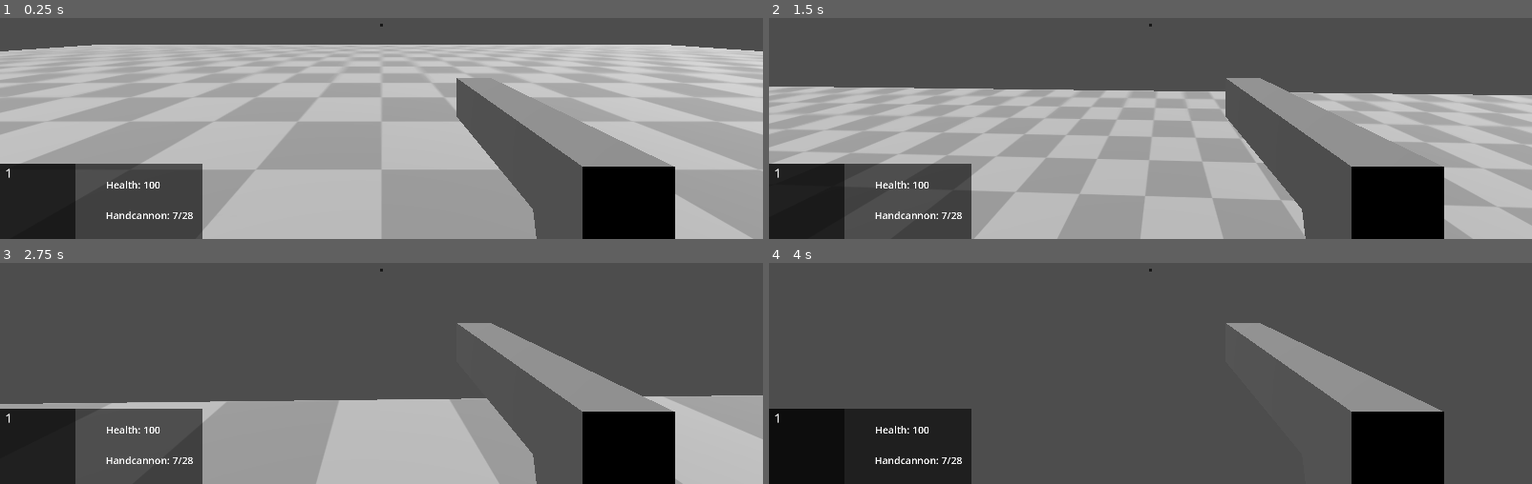
Above: before the commit, frames 1-4 (two rows, left to right).
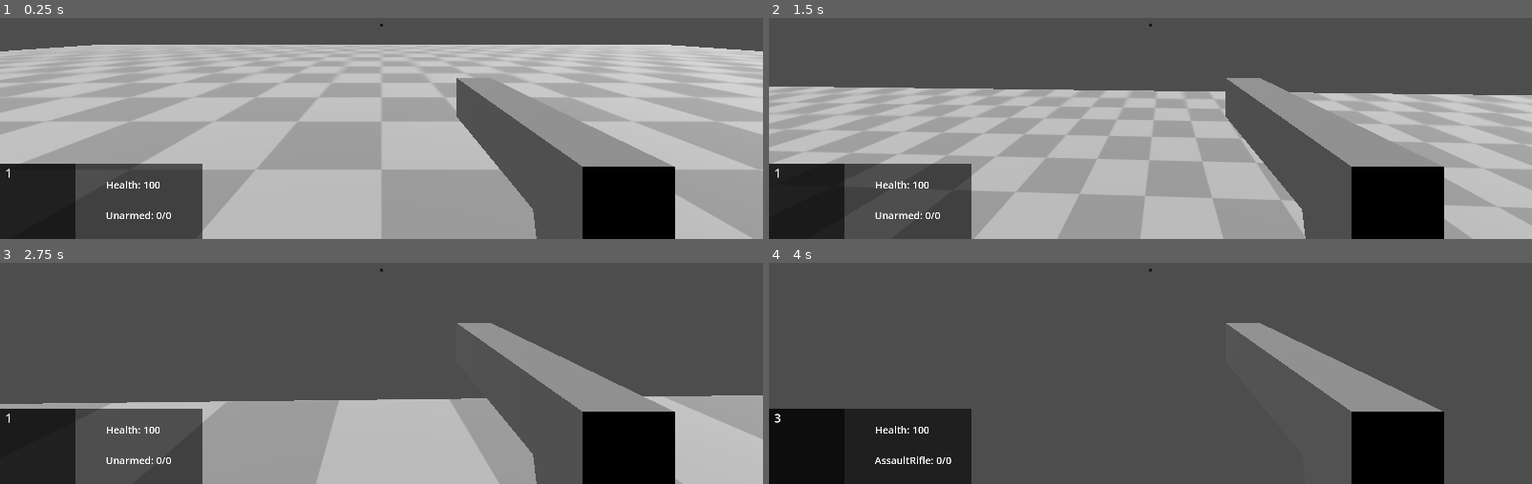
Above: after the commit, the same moments.

Repository: Robertsonl1/game_development_2024
Game: Godot game, scene res://scenes/main.tscn
Two runs of this game, one before a commit and one after it. Both use one fixed random seed, a clock stepped at 60 frames per second and the inputs below.
Inputs (mouse positions are in pixels of both pictures, inside the frame that each line leads up to):
- Up to frame 1 (0.25 s): no input
- Up to frame 2 (1.5 s): tap Enter at 0.5 s; move the mouse to (1188, 22) at 0.52 s; hold W (forwards) from 0.53 s (still down); tap 1 (empty, bound only after the commit) at 0.6 s; tap Space (jump) at 0.77 s; tap 2 (primary, bound only after the commit) at 0.8, 1.35 s; move the mouse to (1112, 26) at 1.27 s
- Up to frame 3 (2.75 s): keep holding W (forwards); tap Space (jump) at 1.52 s; tap 3 (secondary, bound only after the commit) at 1.55, 2.1 s; move the mouse to (outside the picture) at 2.02 s; tap 1 (empty, bound only after the commit) at 2.3 s
- Up to frame 4 (4 s): keep holding W (forwards); move the mouse to (1142, 276) at 2.77 s; tap F (grapple) at 2.85 s; tap Space (jump) at 3.02, 3.5, 3.77 s; tap 2 (primary, bound only after the commit) at 3.05 s; move the mouse to (1203, 276) at 3.52 s; tap 1 (empty, bound only after the commit) at 3.6 s; tap 3 (secondary, bound only after the commit) at 3.8 s

The runs differ from the first frame. In frame 1, 0.2% of the frame differs, in the area x 13-26%, y 87-91%; in frame 2, 0.2%; in frame 3, 0.2%; in frame 4, 0.3%, in the area x 0-26%, y 68-91%.
Error in both runs: Cannot call method 'call' on a null value. (res://scenes/weapons/handcannon/handcannon.gd:6)

Commit message:
Finished weapon manager

Diff:
--- a/game_development_2024-main/project.godot
+++ b/game_development_2024-main/project.godot
@@ -53,3 +53,18 @@
 "events": [Object(InputEventKey,"resource_local_to_scene":false,"resource_name":"","device":-1,"window_id":0,"alt_pressed":false,"shift_pressed":false,"ctrl_pressed":false,"meta_pressed":false,"pressed":false,"keycode":0,"physical_keycode":70,"key_label":0,"unicode":102,"echo":false,"script":null)
 ]
 }
+empty={
+"deadzone": 0.5,
+"events": [Object(InputEventKey,"resource_local_to_scene":false,"resource_name":"","device":-1,"window_id":0,"alt_pressed":false,"shift_pressed":false,"ctrl_pressed":false,"meta_pressed":false,"pressed":false,"keycode":0,"physical_keycode":49,"key_label":0,"unicode":49,"echo":false,"script":null)
+]
+}
+primary={
+"deadzone": 0.5,
+"events": [Object(InputEventKey,"resource_local_to_scene":false,"resource_name":"","device":-1,"window_id":0,"alt_pressed":false,"shift_pressed":false,"ctrl_pressed":false,"meta_pressed":false,"pressed":false,"keycode":0,"physical_keycode":50,"key_label":0,"unicode":50,"echo":false,"script":null)
+]
+}
+secondary={
+"deadzone": 0.5,
+"events": [Object(InputEventKey,"resource_local_to_scene":false,"resource_name":"","device":-1,"window_id":0,"alt_pressed":false,"shift_pressed":false,"ctrl_pressed":false,"meta_pressed":false,"pressed":false,"keycode":0,"physical_keycode":51,"key_label":0,"unicode":51,"echo":false,"script":null)
+]
+}
--- a/game_development_2024-main/scenes/player.tscn
+++ b/game_development_2024-main/scenes/player.tscn
@@ -36,9 +36,6 @@
 
 [node name="HandCannon" parent="Head/Hand" instance=ExtResource("2_24c3m")]
 transform = Transform3D(1, 0, 0, 0, 1, 0, 0, 0, 1, 0.196, -0.104, -0.309)
-weapon_name = "Weapon"
-equip_speed = 1.0
-deequip_speed = 1.0
 
 [node name="AssaultRifle" parent="Head/Hand" instance=ExtResource("3_1sxk0")]
 transform = Transform3D(1, 0, 0, 0, 1, 0, 0, 0, 1, 0.151, 0.002, -0.48)
--- /dev/null
+++ b/game_development_2024-main/scenes/ui/hud/hud.gd
@@ -0,0 +1,6 @@
+extends Control
+
+
+func update_weapon_ui(weapon_data, weapon_slot):
+	$Background/WeaponUI.text = weapon_data["Name"] + ": " + "0/0"
+	$Background/Display/Weaponslot.text = weapon_slot
--- a/game_development_2024-main/scenes/ui/hud/hud.tscn
+++ b/game_development_2024-main/scenes/ui/hud/hud.tscn
@@ -1,4 +1,6 @@
-[gd_scene format=3 uid="uid://bie5kfrux1mbo"]
+[gd_scene load_steps=2 format=3 uid="uid://bie5kfrux1mbo"]
+
+[ext_resource type="Script" path="res://scenes/ui/hud/hud.gd" id="1_ntgsk"]
 
 [node name="HUD" type="Control"]
 layout_mode = 3
@@ -7,6 +9,7 @@
 anchor_bottom = 1.0
 grow_horizontal = 2
 grow_vertical = 2
+script = ExtResource("1_ntgsk")
 
 [node name="Background" type="ColorRect" parent="."]
 layout_mode = 0
@@ -24,7 +27,7 @@
 theme_override_font_sizes/font_size = 25
 text = "Health: 100"
 
-[node name="HealthUI2" type="Label" parent="Background"]
+[node name="WeaponUI" type="Label" parent="Background"]
 layout_mode = 0
 offset_left = 266.0
 offset_top = 112.0
--- a/game_development_2024-main/scenes/weapons/assaultrifle/assault_rifle.tscn
+++ b/game_development_2024-main/scenes/weapons/assaultrifle/assault_rifle.tscn
@@ -67,6 +67,7 @@
 
 [node name="AssaultRifle" type="Node3D"]
 script = ExtResource("1_n66c2")
+weapon_name = "AssaultRifle"
 
 [node name="Root" type="Node3D" parent="."]
 
--- a/game_development_2024-main/scenes/weapons/handcannon/handcannon.tscn
+++ b/game_development_2024-main/scenes/weapons/handcannon/handcannon.tscn
@@ -64,9 +64,7 @@
 
 [node name="HandCannon" type="Node3D"]
 script = ExtResource("1_fm4o5")
-weapon_name = null
-equip_speed = null
-deequip_speed = null
+weapon_name = "Handcannon"
 
 [node name="Root" type="Node3D" parent="."]
 
--- a/game_development_2024-main/scenes/weapons/unarmed/unarmed.gd
+++ b/game_development_2024-main/scenes/weapons/unarmed/unarmed.gd
@@ -15,8 +15,10 @@
 	return true
 
 # Update Ammo
-func update_ammo(action = "Refresh"):
+func update_ammo(_action = "Refresh"):
 
 	var weapon_data = {
 		"Name" : weapon_name
 	}
+
+	weapon_manager.update_hud(weapon_data)
--- a/game_development_2024-main/scenes/weapons/unarmed/unarmed.tscn
+++ b/game_development_2024-main/scenes/weapons/unarmed/unarmed.tscn
@@ -4,3 +4,4 @@
 
 [node name="Unarmed" type="Node3D"]
 script = ExtResource("1_34lws")
+weapon_name = "Unarmed"
--- a/game_development_2024-main/scenes/weapons/weapon.gd
+++ b/game_development_2024-main/scenes/weapons/weapon.gd
@@ -23,7 +23,7 @@
 # Equip/DeEquip cycle
 func equip():
 	animation_player.play("Equip", -1.0, equip_speed)
-	update_ammo()
+	#update_ammo()
 
 func deequip():
 	animation_player.play ("Deequip", -1.0, deequip_speed)
@@ -41,10 +41,10 @@
 		return true
 
 # Update Ammo
-func update_ammo(action = "Refresh"):
+func update_ammo(_action = "Refresh"):
 
 	var weapon_data = {
 		"Name" : weapon_name
 	}
 
-	#weapon_manager.update_hud(weapon_data)
+	weapon_manager.update_hud(weapon_data)
--- a/game_development_2024-main/scenes/weapons/weapon_manager.gd
+++ b/game_development_2024-main/scenes/weapons/weapon_manager.gd
@@ -14,7 +14,7 @@
 var current_weapon_slot = "Empty" # The current weapon slot
 
 var changing_weapon = false
-var unequiped_weapon = false
+var deequiped_weapon = false
 
 
 
@@ -41,9 +41,68 @@
 			weapons[w].player = owner
 			weapons[w].visible = false
 
+	# Set current weapon to unarmed
+	current_weapon = weapons["Empty"]
+	change_weapon("Empty")
+
+	# Disable process
+	set_process(false)
+
+
+# Process will be called when changing weapons
+func _process(_delta):
+
+	if deequiped_weapon == false:
+		if current_weapon.is_deequip_finished() == false:
+			return
+
+
+		deequiped_weapon = true
+
+		current_weapon = weapons[current_weapon_slot]
+		current_weapon.equip()
+
+	if current_weapon.is_equip_finished() == false:
+		return
+
+	changing_weapon = false
+	set_process(false)
+
 
 
 func change_weapon(new_weapon_slot):
 
 	if new_weapon_slot == current_weapon_slot:
 		current_weapon.update_ammo() # Referesh
+		return
+
+	if weapons[new_weapon_slot] == null:
+		return
+
+	current_weapon_slot = new_weapon_slot
+	changing_weapon = true
+
+	weapons[current_weapon_slot].update_ammo() # Updates the weapon data on UI, as soon as we change a weapon
+
+	# Change Weapons
+	if current_weapon != null:
+		deequiped_weapon = false
+		current_weapon.deequip()
+
+
+	set_process(true)
+
+
+# Update HUD
+func update_hud(weapon_data):
+	var weapon_slot = "1"
+
+	match current_weapon_slot:
+		"Empty":
+			weapon_slot = "1"
+		"Primary":
+			weapon_slot = "2"
+		"Secondary":
+			weapon_slot = "3"
+
+	hud.update_weapon_ui(weapon_data, weapon_slot)
--- a/game_development_2024-main/scripts/characters/player/player.gd
+++ b/game_development_2024-main/scripts/characters/player/player.gd
@@ -27,6 +27,8 @@
 @onready var camera: Camera3D = $Head/Camera3D
 @onready var grapplecast: RayCast3D = $Head/GrappleCast
 
+@onready var weapon_manager = $Head/Hand
+
 func _ready():
 	# Captures the mouse so it does not go off the end of the screen
 	Input.set_mouse_mode(Input.MOUSE_MODE_CAPTURED)
@@ -44,6 +46,8 @@
 			pass
 
 func _physics_process(_delta):
+
+	process_weapons()
 
 	# Stops all vertical momentum when the player's head hits a ceiling
 	if is_on_ceiling():
@@ -73,3 +77,13 @@
 	velocity = movement
 
 	move_and_slide()
+
+func process_weapons():
+	if Input.is_action_just_pressed("empty"):
+		weapon_manager.change_weapon("Empty")
+
+	if Input.is_action_just_pressed("primary"):
+		weapon_manager.change_weapon("Primary")
+
+	if Input.is_action_just_pressed("secondary"):
+		weapon_manager.change_weapon("Secondary")
